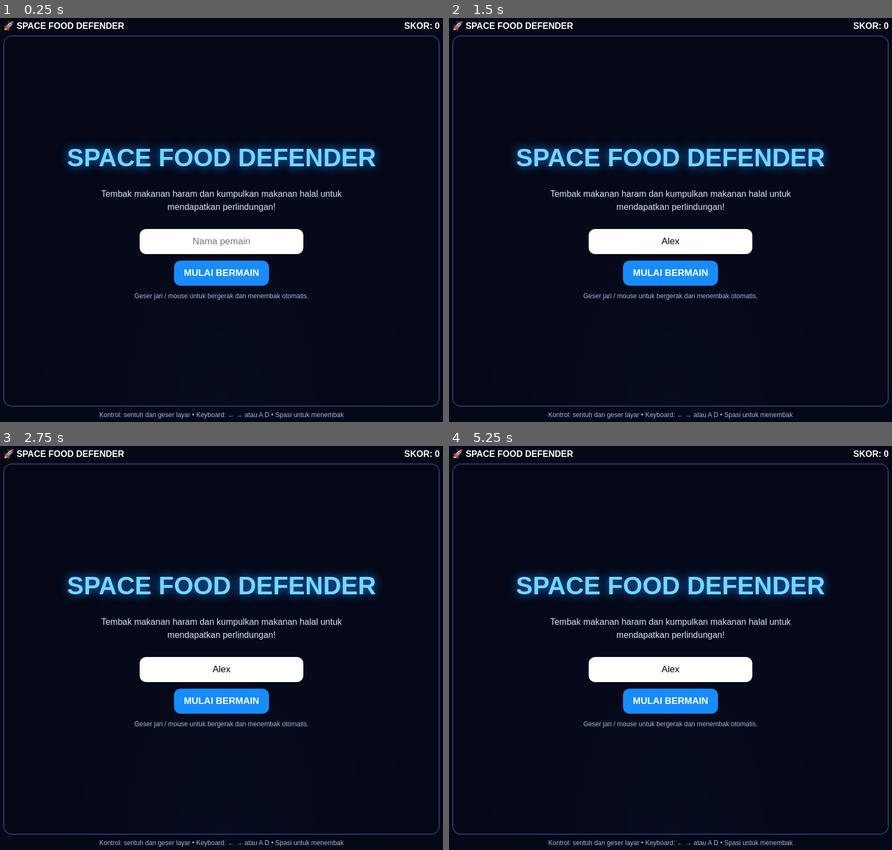
Above: before the commit, frames 1-4 (two rows, left to right).
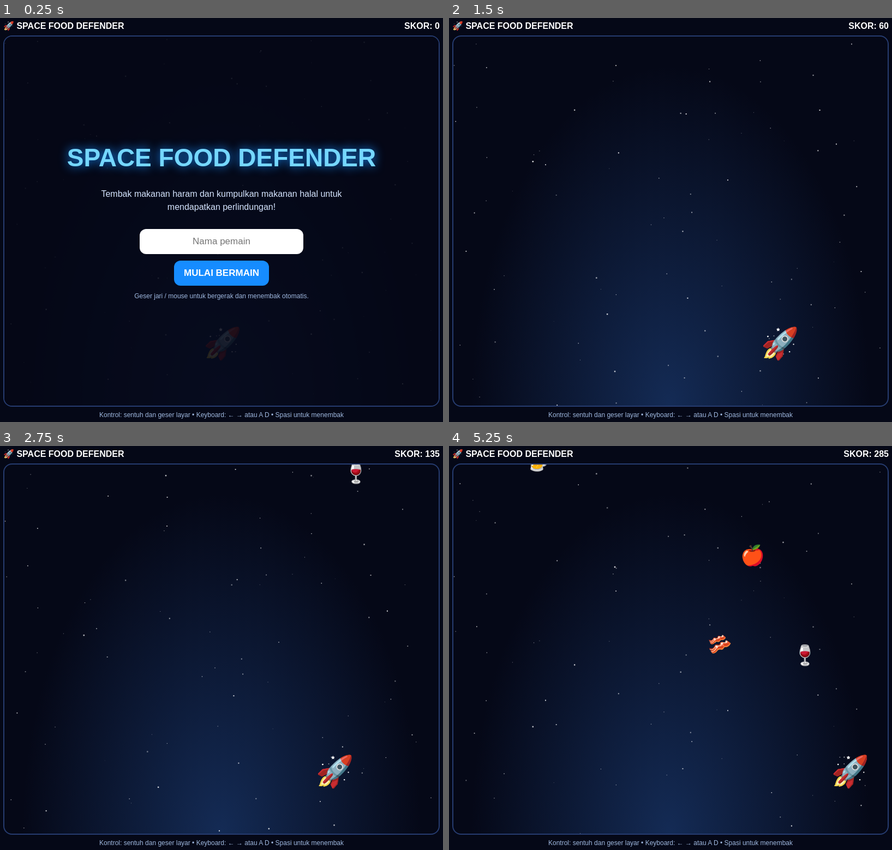
Above: after the commit, the same moments.

Repository: vexelkang-cell/gamepai
Game: browser game, page games/space-food-defender/index.html
Same seed, same stepped clock (60 frames per second), same inputs: the game is played once before the commit and once after it.
Inputs (mouse positions are in pixels of both pictures, inside the frame that each line leads up to):
- Up to frame 1 (0.25 s): no input
- Up to frame 2 (1.5 s): click (670, 240) at 0.27 s; type "Alex" at 0.27 s; click "MULAI BERMAIN" at 0.52 s; hold Right from 1.03 s (still down); tap Space at 1.1 s
- Up to frame 3 (2.75 s): release Right at 1.53 s; hold Left 1.58-2.15 s; tap Space at 1.6, 2.1, 2.6 s; hold Right from 2.2 s (still down)
- Up to frame 4 (5.25 s): release Right at 2.87 s; hold Left 2.92-3.35 s; tap Space every 0.5 s from 3.1 to 5.1 s; hold Right 3.4-3.9 s; hold Left 3.95-4.52 s; hold Right 4.57-5.23 s

The runs differ from the first frame. In frame 1, 0.1% of the frame differs, in the area x 1-92%, y 6-91%; in frame 2, 24%; in frame 3, 24%; in frame 4, 24%, in the area x 0-100%, y 1-96%.
Error before the commit: SyntaxError: Invalid or unexpected token

Commit message:
Fix JavaScript syntax error preventing game start

Diff:
--- a/games/space-food-defender/index.html
+++ b/games/space-food-defender/index.html
@@ -57,7 +57,8 @@
 function pointer(e){const r=canvas.getBoundingClientRect();player.x=(e.clientX-r.left)/r.width*W;fire=true}
 canvas.addEventListener('pointerdown',e=>{pointer(e);canvas.setPointerCapture(e.pointerId)});canvas.addEventListener('pointermove',e=>{if(e.buttons||e.pointerType==='touch')pointer(e)});canvas.addEventListener('pointerup',()=>fire=false);canvas.addEventListener('pointercancel',()=>fire=false);
 window.addEventListener('keydown',e=>{keys[e.key]=true;if(e.key===' ')e.preventDefault()});window.addEventListener('keyup',e=>keys[e.key]=false);
-function getPlayerId(playerName){const key='kv_space_player_ …(223 unchanged characters)… .stringify(ids))}return ids[normalized]}\nasync function sendScore(){const id=getPlayerId(name);$('sendBtn').disabled=true;$('sendStatus').textContent='Mengirim skor...';try{const r=await fetch(API_URL+'/leaderboard/submit',{method:'POST',headers:{'Content-Type':'application/json'},body:JSON.stringify({gameId:GAME_ID,playerId:id,playerName:name,score})});const d=await r.json();if(!r.ok)throw new Error(d.error||'Gagal mengirim skor');$('sendStatus').textContent='✅ '+d.message+' Rekor terbaik: '+d.bestScore;await loadRanks()}catch(e){$('sendStatus').textContent='❌ '+e.message;$('sendBtn').disabled=false}}
+function getPlayerId(playerName){const key='kv_space_player_ …(223 unchanged characters)… .stringify(ids))}return ids[normalized]}
+async function sendScore(){const id=getPlayerId(name);$('sendBtn').disabled=true;$('sendStatus').textContent='Mengirim skor...';try{const r=await fetch(API_URL+'/leaderboard/submit',{method:'POST',headers:{'Content-Type':'application/json'},body:JSON.stringify({gameId:GAME_ID,playerId:id,playerName:name,score})});const d=await r.json();if(!r.ok)throw new Error(d.error||'Gagal mengirim skor');$('sendStatus').textContent='✅ '+d.message+' Rekor terbaik: '+d.bestScore;await loadRanks()}catch(e){$('sendStatus').textContent='❌ '+e.message;$('sendBtn').disabled=false}}
 async function loadRanks(){try{const r=await fetch(API_URL+'/leaderboard?gameId='+GAME_ID);const d=await r.json();$('le …(264 unchanged characters)…
 function escapeHtml(s){return String(s).replace(/[&<>"']/g,c=>({'&':'&amp;','<':'&lt;','>':'&gt;','"':'&quot;',"'":'&#39;'}[c]))}
 $('startBtn').onclick=start;$('sendBtn').onclick=sendScore;$('againBtn').onclick=()=>{$('start').style.display='flex';$('over').style.display='none'};$('playerName').value=localStorage.getItem('kv_space_name')||'';draw();
